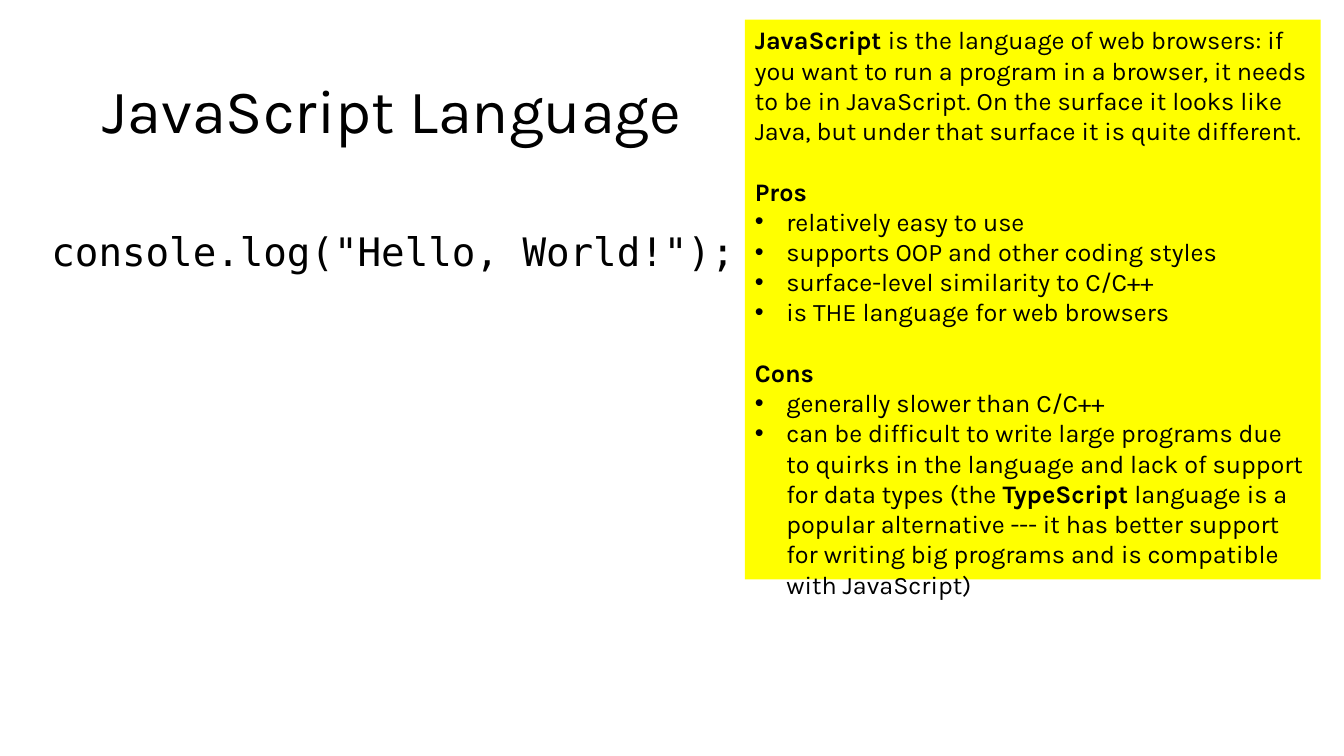
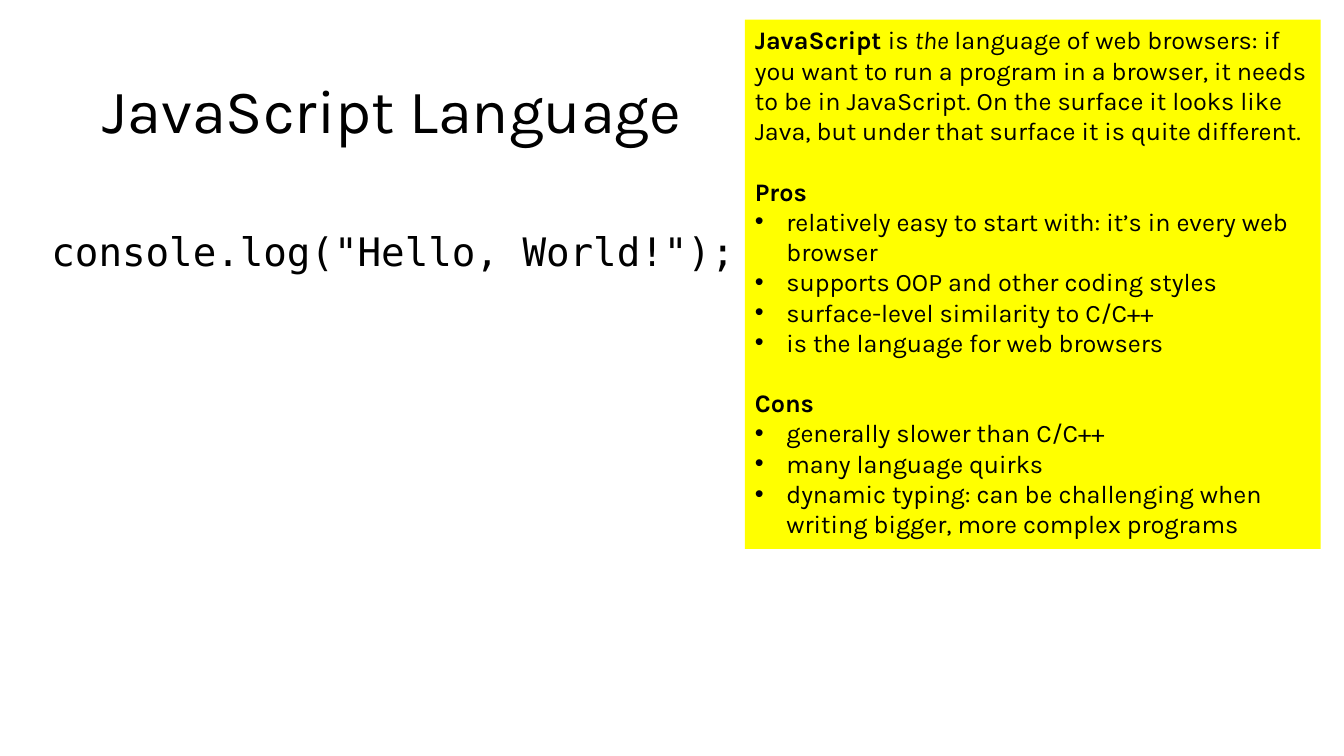
Before and after one commit to tjd1234/cmpt120spring2026, a slide deck: slide 14 of lecture_notes/chapter1/chapter1.pptx. Drawn at 1344x756 pixels with LibreOffice and Linux fonts; fonts in the diff are those of the drawing. Boxes give left, top, right and bottom in pixels: in the first picture for what was removed or moved away, otherwise in the second. Text is boxed around its words. In the diff, an @@ line names an element or a change of style, - is before the commit and + after.

```diff
--- a/lecture_notes/chapter1/chapter1.pptx
+++ b/lecture_notes/chapter1/chapter1.pptx
@@ rectangle "JavaScript is the language of ...": place and size @@
-rectangle "JavaScript is the language of ..." at box(745, 20, 1321, 580)
+rectangle "JavaScript is the language of ..." at box(745, 20, 1321, 549)
@@ text in rectangle at box(755, 31, 1306, 146): italic on in "the" @@
@@ text in rectangle at box(786, 213, 1288, 262): text changed @@
-• relatively easy to use
+• relatively easy to start with: it’s in every web browser
@@ text in rectangle at box(786, 334, 1164, 358): text changed @@
-• is THE language for web browsers
+• is the language for web browsers
@@ text in rectangle at box(786, 455, 1262, 540): text changed @@
-• can be difficult to write large programs due to quirks in the language and lack of support for data types (the TypeScript language is a popular alternative --- it has better support for writing big programs and is compatible with JavaScript)
+• many language quirks
+• dynamic typing: can be challenging when writing bigger, more complex programs
```
Also in this commit, not shown: 8 other slides changed, 2 other files.
